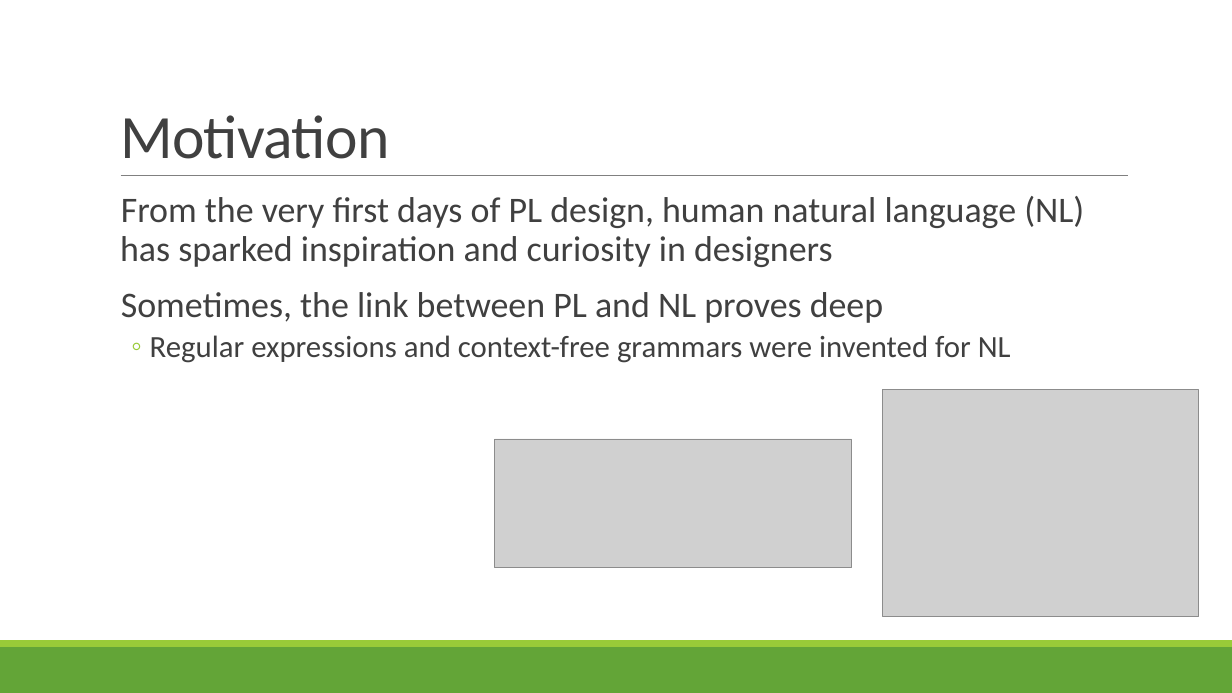
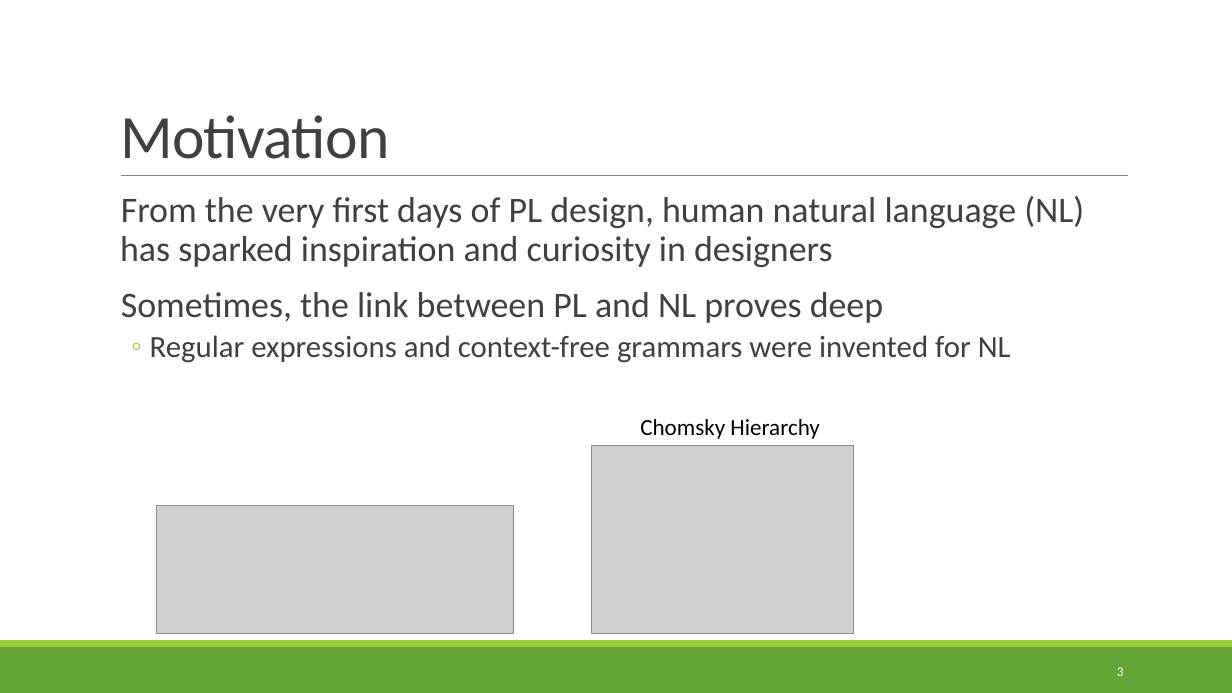
Before and after one commit to rbohrer/pl-course, a slide deck: slide 3 of LectureSlides/11NaturalLanguage.pptx. Drawn at 1232x693 pixels with LibreOffice and Linux fonts; fonts in the diff are those of the drawing; grey boxes stand for pictures. Boxes give left, top, right and bottom in pixels: in the first picture for what was removed or moved away, otherwise in the second. Text is boxed around its words. In the diff, an @@ line names an element or a change of style, - is before the commit and + after.

```diff
--- a/LectureSlides/11NaturalLanguage.pptx
+++ b/LectureSlides/11NaturalLanguage.pptx
@@ text added at [640,419,819,439], 18 pt, text #000000 @@
+Chomsky Hierarchy
@@ picture: place and size @@
-picture at [884,390,1200,617]
+picture at [592,445,853,634]
@@ picture: place and size @@
-picture at [494,439,852,567]
+picture at [156,506,514,634]
@@ page number added at [1117,667,1124,676], 10.5 pt, text #FFFFFF @@
+3
```
Also in this commit, not shown: 23 other slides changed, 10 slides added.
